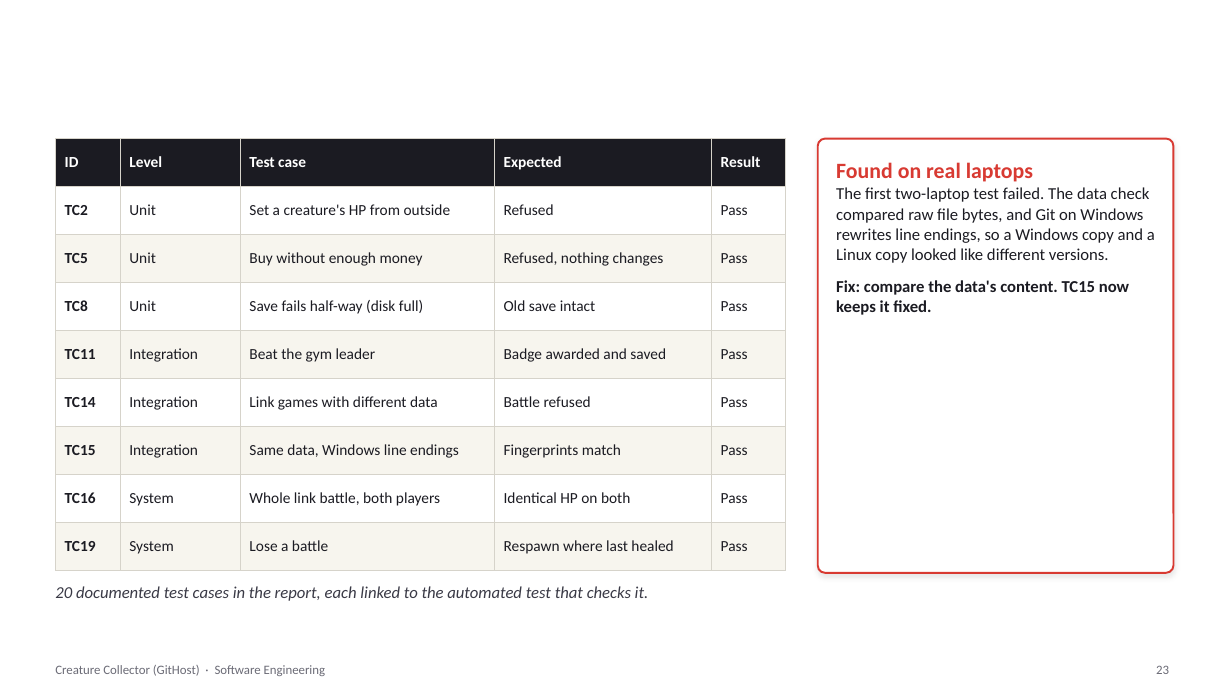
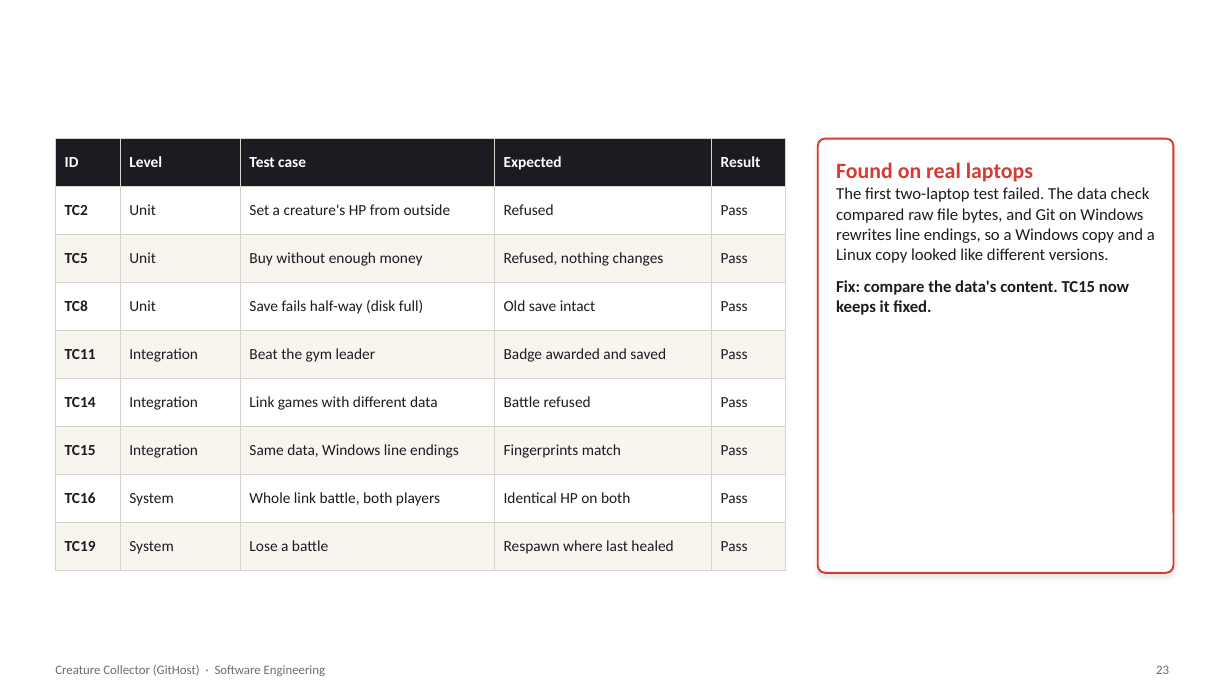
Before and after one commit to psdoom14/creature-collector, a slide deck: slide 23 of docs/se/CreatureCollector-SE.pptx. Drawn at 1232x693 pixels with LibreOffice and Linux fonts; fonts in the diff are those of the drawing; background and template pictures are left out. Boxes give left, top, right and bottom in pixels: in the first picture for what was removed or moved away, otherwise in the second. Text is boxed around its words. In the diff, an @@ line names an element or a change of style, - is before the commit and + after.

```diff
--- a/docs/se/CreatureCollector-SE.pptx
+++ b/docs/se/CreatureCollector-SE.pptx
@@ text removed at <box>55,586,649,601</box> @@
-20 documented test cases in the report, each linked to the automated test that checks it.
```
Also in this commit, not shown: 4 other slides changed, 3 slides removed, 2 other files.
